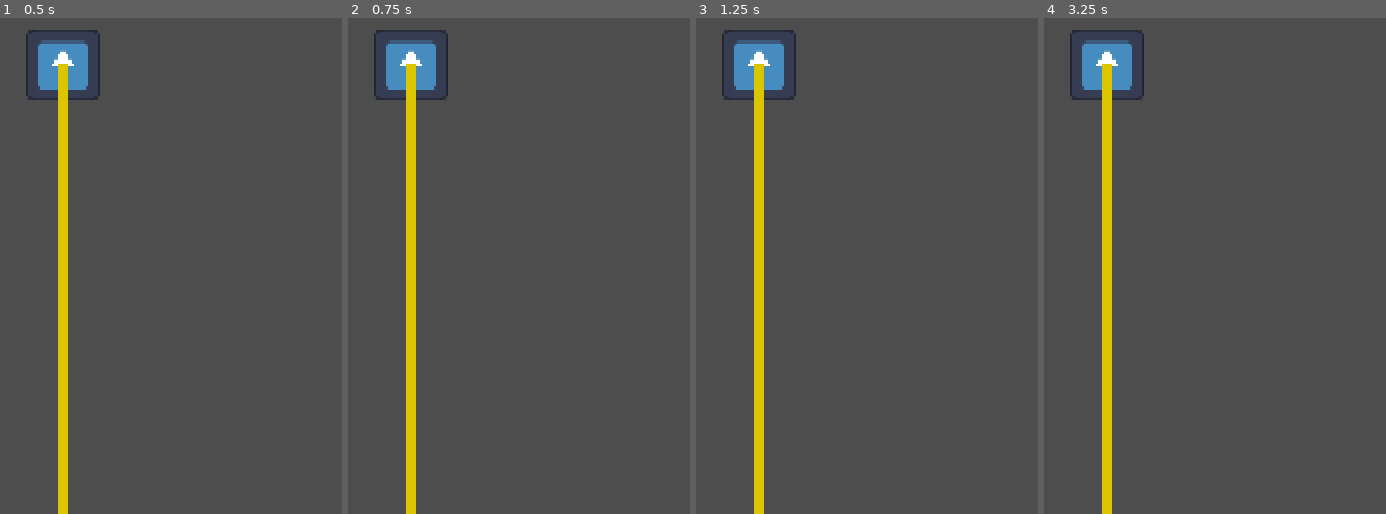
Above: before the commit, frames 1-4 (left to right).
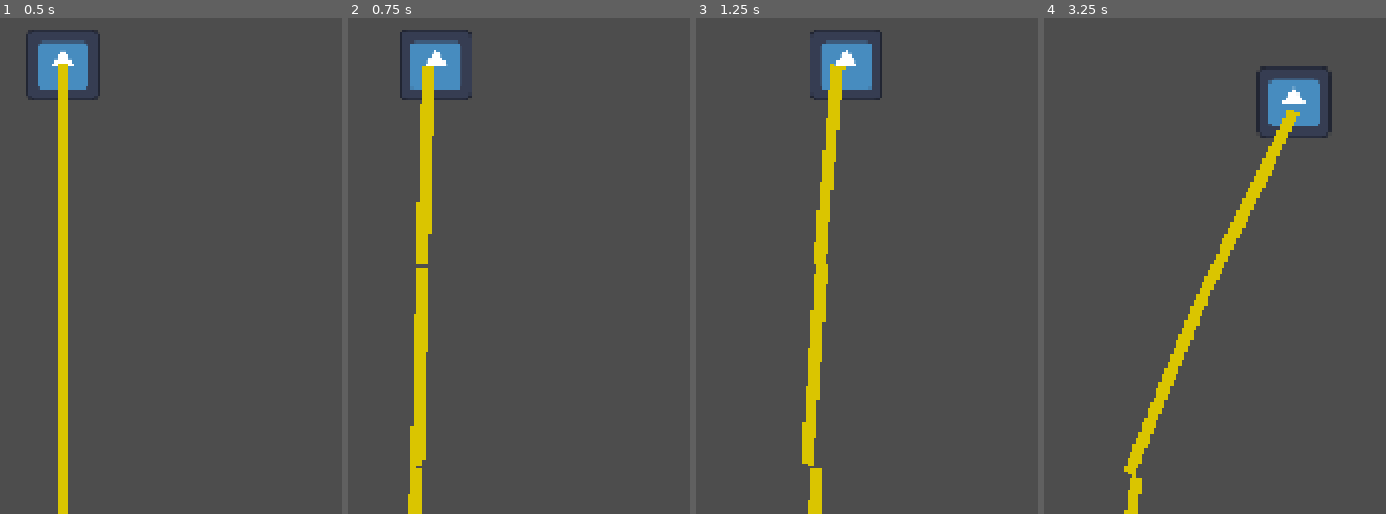
Above: after the commit, the same moments.

Repository: JulianHeuser/RGDC-Jam-Spring-2025
Game: Godot game, scene res://Rope.tscn
Two runs of this game, one before a commit and one after it. Both use one fixed random seed, a clock stepped at 60 frames per second and the inputs below. This scene is started directly instead of the project's main scene. The engine's default icon, where the game draws it, is replaced by a stand-in: a white triangle on a blue panel in a dark square.
Inputs:
- Up to frame 1 (0.5 s): no input
- Up to frame 2 (0.75 s): tap Enter at 0.5 s; hold D (move_right_1) from 0.53 s (still down); tap Down (move_down_2) at 0.6 s
- Up to frame 3 (1.25 s): keep holding D (move_right_1); tap Left (move_left_2) at 0.8 s
- Up to frame 4 (3.25 s): release D (move_right_1) at 1.28 s; hold S (move_down_1) 1.28-2.03 s; tap Left (move_left_2) at 1.35 s; tap Right (move_right_2) at 1.55, 2.1 s; hold D (move_right_1) 2.03-2.78 s; tap Up (move_up_2) at 2.3, 2.85 s; hold W (move_up_1) from 2.78 s (still down); tap Down (move_down_2) at 3.05 s

Frame 1 is identical in both runs. In frame 2, 6.9% of the frame differs, in the area x 7-37%, y 2-100%; in frame 3, 9.1%; in frame 4, 9.3%, in the area x 7-85%, y 2-100%.

Commit message:
Basic rope working

Diff:
--- a/Rope.tscn
+++ b/Rope.tscn
@@ -9,6 +9,7 @@
 script = ExtResource("1_ns3r3")
 end_point1 = NodePath("Endpoint1")
 end_point2 = NodePath("Endpoint2")
+move_speed = 50
 
 [node name="Camera2D" type="Camera2D" parent="."]
 zoom = Vector2(1.795, 1.795)
@@ -23,7 +24,7 @@
 texture = ExtResource("2_ns3r3")
 
 [node name="Endpoint2" type="StaticBody2D" parent="."]
-position = Vector2(323, 0)
+position = Vector2(0, 240)
 
 [node name="CollisionShape2D" type="CollisionShape2D" parent="Endpoint2"]
 shape = SubResource("RectangleShape2D_1dgmm")
--- a/RopeSegment.tscn
+++ b/RopeSegment.tscn
@@ -6,6 +6,7 @@
 
 [node name="RopeSegment" type="RigidBody2D"]
 collision_mask = 0
+gravity_scale = 0.0
 
 [node name="CollisionShape2D" type="CollisionShape2D" parent="."]
 position = Vector2(0, 40)
--- a/rope_creator.gd
+++ b/rope_creator.gd
@@ -1,40 +1,50 @@
 extends Node2D
 
-@export var end_point1 : Node2D
-@export var end_point2 : Node2D
+@export var end_point1 : StaticBody2D
+@export var end_point2 : StaticBody2D
 
 @export var segment_count : int = 5
+
+@export var move_speed : int = 0
 
 const segment_size = 80
 
 func _ready() -> void:
-	var rope_prefabs : Array[Node2D] = []
 	end_point2.position = Vector2(0, segment_size * segment_count)
+
+	var current_pin := PinJoint2D.new()
+	var last_pin : PinJoint2D = null
+	end_point1.add_child(current_pin)
+	current_pin.node_a = end_point1.get_path()
 
 	# Create rope segments
 	for i in segment_count:
-		var rope_a : Node2D = load("res://RopeSegment.tscn").instantiate();
-		add_child(rope_a)
-		rope_a.position = Vector2(0, segment_size * i)
-		rope_prefabs.append(rope_a)
+		var rope : Node2D = load("res://RopeSegment.tscn").instantiate()
 
-	# Create rope pins
-	var pin : PinJoint2D = PinJoint2D.new()
-	pin.set_node_a(end_point1.get_path())
-	pin.set_node_b(rope_prefabs[0].get_path())
-	add_child(pin)
-	pin.position = Vector2(0, segment_size)
+		current_pin.add_child(rope)
+		current_pin.node_b = rope.get_path()
+		last_pin = current_pin
 
-	for i in rope_prefabs.size():
-		pin = PinJoint2D.new()
-		if i == rope_prefabs.size() - 1:
-			pin.set_node_a(rope_prefabs[i].get_path())
-			pin.set_node_b(end_point2.get_path())
-		else:
-			pin.set_node_a(rope_prefabs[i].get_path())
-			pin.set_node_b(rope_prefabs[i + 1].get_path())
-		add_child(pin)
-		pin.position = Vector2(0, segment_size * (i + 1))
+		current_pin = PinJoint2D.new()
+		rope.add_child(current_pin)
+		current_pin.node_a = rope.get_path()
+		current_pin.position = Vector2(0, segment_size)
 
-#func _process(delta: float) -> void:
-	#var endpoint1_movement : Vector2 = Input.get_axis()
+	current_pin.node_b = end_point2.get_path()
+
+func _physics_process(delta: float) -> void:
+	var endpoint1_movement : Vector2 = Vector2(
+		Input.get_axis("move_left_1", "move_right_1"),
+		Input.get_axis("move_up_1", "move_down_1")
+	)
+
+	var endpoint2_movement : Vector2 = Vector2(
+		Input.get_axis("move_left_2", "move_right_2"),
+		Input.get_axis("move_up_2", "move_down_2")
+	)
+
+	if (endpoint1_movement.length() > 0):
+		end_point1.move_and_collide(endpoint1_movement * delta * move_speed)
+
+	if (endpoint2_movement.length() > 0):
+		end_point2.move_and_collide(endpoint2_movement * delta * move_speed)
Not shown: 1 places in Level1.tscn that only renumber resources
